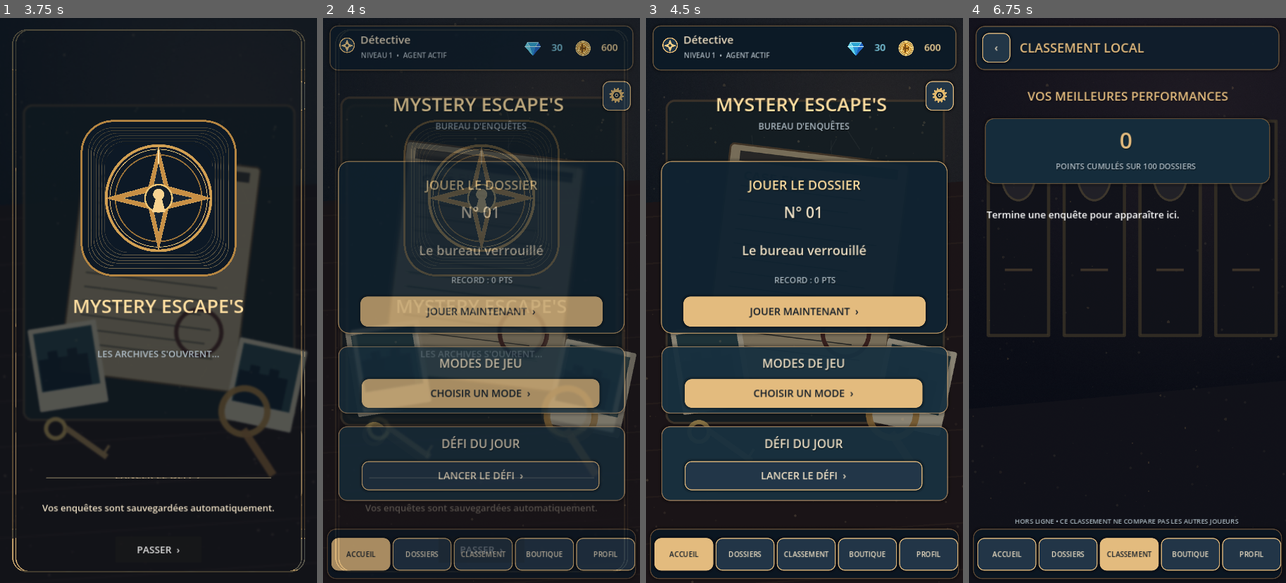
Above: before the commit, frames 1-4 (left to right).
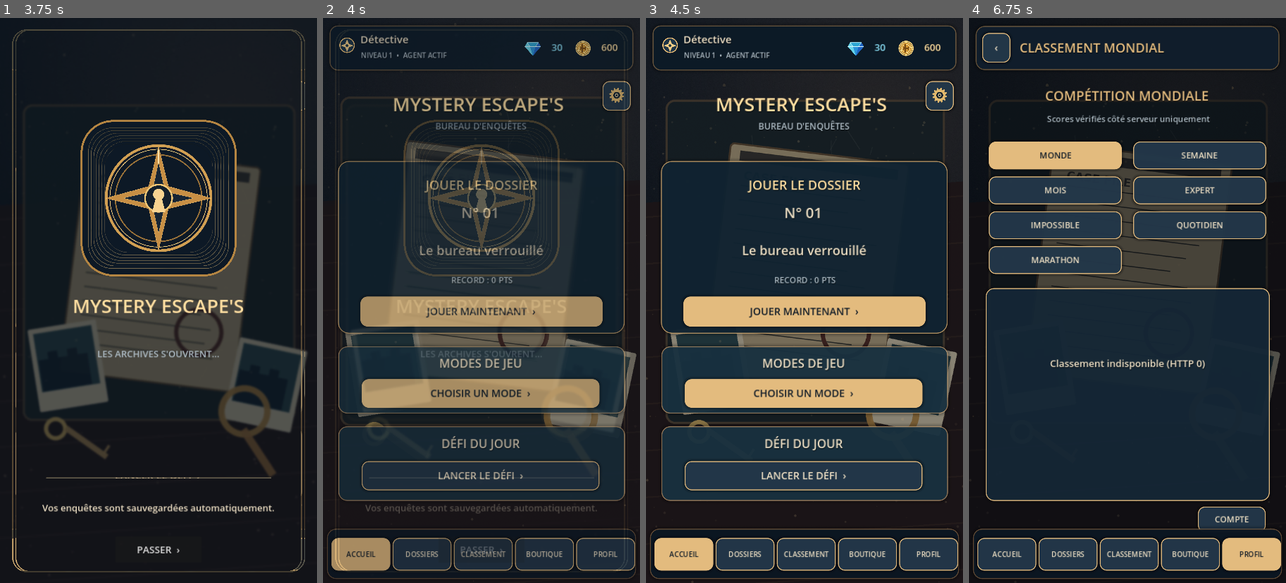
Above: after the commit, the same moments.

Repository: lixcroville-dotcom/Mystery-Escapes
Game: Godot game, scene res://scenes/main_menu.tscn
The game is run twice, just before and just after one commit, with the same random seed, the same clock (stepped at 60 frames per second) and the same inputs.
Inputs (mouse positions are in pixels of both pictures, inside the frame that each line leads up to):
- Up to frame 1 (3.75 s): click "JOUER MAINTENANT ›" at 0.5 s; click "JOUER MAINTENANT ›" at 1.25 s; click (294, 97) at 2.02 s; click "CHOISIR UN MODE ›" at 2.75 s; click "LANCER LE DÉFI ›" at 3.5 s
- Up to frame 2 (4 s): no input
- Up to frame 3 (4.5 s): click "ACCUEIL" at 4.25 s
- Up to frame 4 (6.75 s): click "DOSSIERS" at 5 s; click "‹" at 5.75 s; click "CLASSEMENT" at 6.5 s

Frame 1 is identical in both runs. In frame 2, 0.2% of the frame differs, in the area x 12-55%, y 3-36%; in frame 3, 0.2%; in frame 4, 59%, in the area x 4-99%, y 4-98%.

Commit message:
Mystery Escapes V8 AdMob and UI fixes

Diff:
--- a/config/online_services.json
+++ b/config/online_services.json
@@ -13,10 +13,10 @@
     "page_size": 20
   },
   "ads": {
-    "enabled": false,
+    "enabled": true,
     "test_mode": true,
-    "rewarded_enabled": false,
-    "interstitial_enabled": false,
+    "rewarded_enabled": true,
+    "interstitial_enabled": true,
     "min_seconds_between_interstitials": 300,
     "ios_app_id": "ca-app-pub-2527924468086613~8913216494",
     "android_app_id": "",
--- a/scripts/app.gd
+++ b/scripts/app.gd
@@ -610,14 +610,31 @@
 	var estimated_lines = maxf(1.0, ceil(float(t.length()) / glyphs_per_line))
 	if estimated_lines * float(sz) * 1.38 > h and t.length() > 18:
 		var fitting = maxi(12, int(floor(h / (1.55 * estimated_lines))))
-		node.add_theme_font_size_override("font_size",mini(int(round(sz * ui_scale)),fitting))
+		node.add_theme_font_size_override("font_size",mini(int(round(sz * ui_scale)),maxi(10,fitting)))
 	if t.length() > 105 and h <= 110:
 		node.add_theme_font_size_override("font_size", int(round(mini(sz, 18) * ui_scale)))
 	elif t.length() > 75 and h <= 105:
 		node.add_theme_font_size_override("font_size", int(round(mini(sz, 20) * ui_scale)))
 	node.mouse_filter = Control.MOUSE_FILTER_IGNORE
 	(parent if parent != null else page).add_child(node)
+	# Measure actual wrapped text once theme/font is available, not just character counts.
+	call_deferred("fit_text_inside_label", node, h)
 	return node
+
+func fit_text_inside_label(node: Label, available_height: float) -> void:
+	if not is_instance_valid(node):
+		return
+	var font = node.get_theme_font("font")
+	if font == null:
+		return
+	var font_size: int = node.get_theme_font_size("font_size")
+	var alignment = HORIZONTAL_ALIGNMENT_CENTER if node.horizontal_alignment == HORIZONTAL_ALIGNMENT_CENTER else HORIZONTAL_ALIGNMENT_LEFT
+	while font_size > 11:
+		var measured: Vector2 = font.get_multiline_string_size(node.text, alignment, maxf(12.0,node.size.x-10.0), font_size)
+		if measured.y <= available_height - 5.0:
+			break
+		font_size -= 1
+	node.add_theme_font_size_override("font_size", font_size)
 
 func btn(t: String, x: float,y: float,w: float,h: float, pressed: Callable, primary: bool=false, parent: Control=null, small: bool=false) -> Button:
 	var node = Button.new()
@@ -721,7 +738,7 @@
 func navigation(active: String) -> void:
 	box(9,1157,702,114,Color("#0b1622f8"),20,Color("#926f4b99"))
 	var names = [loc("ACCUEIL","HOME"),loc("DOSSIERS","CASES"),loc("CLASSEMENT","RANKS"),loc("BOUTIQUE","SHOP"),loc("PROFIL","PROFILE")]
-	var callbacks = [Callable(self,"show_home"),Callable(self,"show_levels"),Callable(self,"show_leaderboard"),Callable(self,"show_shop"),Callable(self,"show_profile")]
+	var callbacks = [Callable(self,"show_home"),Callable(self,"show_levels"),Callable(self,"show_online_leaderboard"),Callable(self,"show_shop"),Callable(self,"show_profile")]
 	for i in range(5):
 		var b = btn(names[i],19+i*139,1178,134,74,callbacks[i], active==["home","levels","leaderboard","shop","profile"][i],page,true)
 		b.add_theme_font_size_override("font_size",16)
@@ -901,7 +918,7 @@
 	page.add_child(brief_scroll)
 	var briefing = Label.new()
 	briefing.text = property_text(current_stage(),"question")
-	briefing.custom_minimum_size.x = 500
+	briefing.custom_minimum_size.x = 488
 	briefing.add_theme_font_size_override("font_size", 18)
 	briefing.add_theme_color_override("font_color", PAPER)
 	briefing.autowrap_mode = TextServer.AUTOWRAP_WORD_SMART
@@ -955,7 +972,21 @@
 		stamp_anim.tween_property(stamp,"scale",Vector2(1.2,1.2),.24).set_trans(Tween.TRANS_BACK).set_ease(Tween.EASE_OUT)
 		stamp_anim.tween_property(stamp,"scale",Vector2.ONE,.18)
 	label(title_text,74,501,568,69,32,theme_color,true,modal_layer)
-	label(body,80,573,559,128,19,PAPER,true,modal_layer)
+	var message_scroll := ScrollContainer.new()
+	message_scroll.position = Vector2(80, 573)
+	message_scroll.size = Vector2(559, 128)
+	message_scroll.horizontal_scroll_mode = ScrollContainer.SCROLL_MODE_DISABLED
+	message_scroll.vertical_scroll_mode = ScrollContainer.SCROLL_MODE_AUTO
+	message_scroll.mouse_filter = Control.MOUSE_FILTER_STOP
+	modal_layer.add_child(message_scroll)
+	var message_label := Label.new()
+	message_label.text = body
+	message_label.custom_minimum_size.x = 540
+	message_label.autowrap_mode = TextServer.AUTOWRAP_WORD_SMART
+	message_label.add_theme_font_size_override("font_size", 19)
+	message_label.add_theme_color_override("font_color", PAPER)
+	message_label.mouse_filter = Control.MOUSE_FILTER_PASS
+	message_scroll.add_child(message_label)
 	btn(action_text if action_text!="" else loc("CONTINUER","CONTINUE"),98,713,525,70,Callable(self,"close_popup").bind(confirm),true,modal_layer)
 	card.pivot_offset=card.size/2
 	card.scale=Vector2(.9,.9)
@@ -1014,6 +1045,8 @@
 		earned+=180
 		save["daily_claim"]=daily_day
 	save["coins"]=int(save.get("coins",0))+earned
+	save["last_case_earned"] = earned
+	save["ad_double_claimed"] = false
 	play_sound("coins")
 	save["xp"]=int(save.get("xp",0))+200
 	var solved=save.get("solved",[]) as Array
@@ -1041,11 +1074,14 @@
 		anim.tween_property(star,"position:y",star.position.y,2.2+float(particle_i%3)*.2).set_trans(Tween.TRANS_SINE)
 	label(loc("Temps : ","Time: ")+time_display(seconds)+loc("   •   Erreurs : ","   •   Errors: ")+str(mistakes),60,846,601,51,22,PAPER,true)
 	label("+"+str(earned)+loc(" PIÈCES"," COINS")+(loc("  •  NOUVEAU RECORD","  •  NEW RECORD") if score>previous else ""),56,907,606,45,19,GREEN,true)
-	if selected_level < main_level_count-1:
+	if daily_mode and not bool(save.get("ad_double_claimed", false)):
+		btn(loc("VIDÉO : DOUBLER LES PIÈCES", "VIDEO: DOUBLE COINS"),59,1004,606,76,func():request_reward_ad("double"),false)
+	elif selected_level < main_level_count-1:
 		btn(loc("DOSSIER SUIVANT  ›","NEXT CASE  ›"),59,1004,606,76,func(): start_case(selected_level+1),false)
 	else:
 		btn(loc("LES 100 DOSSIERS RÉSOLUS !","ALL 100 CASES COMPLETED!"),59,1004,606,76,show_levels,false)
 	btn(loc("RETOUR AU MENU","BACK TO HOME"),60,1090,602,74,show_home,true)
+	AdBridge.case_finished()
 	fade_in()
 
 func add_achievements(seconds: int) -> void:
@@ -1853,11 +1889,28 @@
 	label(loc("BONUS PUBLICITAIRES", "AD REWARDS"),54,983,611,42,25,theme_color,true)
 	btn(loc("VIDÉO +100 PIÈCES", "VIDEO +100 COINS"),56,1035,298,58,func():request_reward_ad("coins"),false,page,true)
 	btn(loc("VIDÉO +1 INDICE", "VIDEO +1 HINT"),365,1035,298,58,func():request_reward_ad("hint"),false,page,true)
-	label(loc("Mode test : nécessite le SDK AdMob iOS", "Test mode: AdMob iOS SDK required"),58,1100,604,44,17,QUIET,true)
+	label(loc("Annonces de test Google • Connexion requise", "Google test ads • Internet required"),58,1100,604,44,17,QUIET,true)
 	navigation("shop")
 	fade_in()
 
+func _on_ad_reward_confirmed(kind: String) -> void:
+	if kind == "coins":
+		save["coins"] = int(save.get("coins", 0)) + 100
+	elif kind == "hint":
+		save["hints_stock"] = int(save.get("hints_stock", 0)) + 1
+	elif kind == "double":
+		if screen != "result" or bool(save.get("ad_double_claimed", false)):
+			return
+		save["coins"] = int(save.get("coins", 0)) + int(save.get("last_case_earned", 0))
+		save["ad_double_claimed"] = true
+	else:
+		return
+	persist()
+	popup(loc("RÉCOMPENSE REÇUE", "REWARD RECEIVED"), loc("Ton bonus a été ajouté !", "Your reward was added!"))
+
 func request_reward_ad(kind: String) -> void:
+	if not AdBridge.rewarded_ad_completed.is_connected(_on_ad_reward_confirmed):
+		AdBridge.rewarded_ad_completed.connect(_on_ad_reward_confirmed)
 	if not AdBridge.ad_unavailable.is_connected(ad_is_unavailable):
 		AdBridge.ad_unavailable.connect(ad_is_unavailable)
 	AdBridge.show_rewarded(kind)
@@ -2221,6 +2274,7 @@
 
 
 # V8 online preview. Scores are NEVER uploaded directly from the client.
+var online_initial_fetch_started: bool = false
 var online_board_name: String = "global"
 var online_response_message: String = ""
 var online_entries: Array = []
@@ -2307,6 +2361,10 @@
 	show_online_account()
 
 func show_online_leaderboard() -> void:
+	if online_response_message == "" and online_entries.is_empty() and not online_initial_fetch_started:
+		online_initial_fetch_started = true
+		online_select_board(online_board_name)
+		return
 	screen = "online_leaderboard"
 	wipe()
 	backdrop("menu", 0.65)
--- a/scripts/online/ad_bridge.gd
+++ b/scripts/online/ad_bridge.gd
@@ -1,21 +1,47 @@
 extends Node
-## AdMob integration adapter: intentionally safe/inactive until native SDK exists.
+# Real AdMob events only; when the plugin is unavailable ads fail closed.
 signal rewarded_ad_completed(reward_type: String)
 signal ad_unavailable(message: String)
-var test_mode := true
-var ads_enabled := false
-var last_interstitial_at := -100000.0
+var settings: Dictionary = {}
+var native_adapter: Node
+var completed_cases: int = 0
+var last_interstitial_ms: int = -10000000
 
 func _ready() -> void:
-    var obj = JSON.parse_string(FileAccess.get_file_as_string("res://config/online_services.json"))
-    if typeof(obj) == TYPE_DICTIONARY:
-        var ads: Dictionary = obj.get("ads", {})
-        test_mode = bool(ads.get("test_mode", true))
-        ads_enabled = bool(ads.get("enabled", false))
+	var raw = JSON.parse_string(FileAccess.get_file_as_string("res://config/online_services.json"))
+	if typeof(raw) == TYPE_DICTIONARY:
+		settings = raw.get("ads", {})
+	# Native adapter is loaded only on iOS/Android when the third-party SDK is actually present.
+	if OS.get_name() not in ["iOS", "Android"]:
+		return
+	if not bool(settings.get("enabled", false)):
+		return
+	if not get_tree().root.has_node("MobileAds"):
+		return
+	var resource: Script = load("res://scripts/online/admob_native_adapter.gd")
+	if resource == null:
+		return
+	native_adapter = Node.new()
+	native_adapter.set_script(resource)
+	add_child(native_adapter)
+	native_adapter.reward_confirmed.connect(func(kind: String): rewarded_ad_completed.emit(kind))
+	native_adapter.ad_failed.connect(func(message: String): ad_unavailable.emit(message))
 
-func show_rewarded(_reward_type: String) -> void:
-    # Never grant a reward unless an actual SDK completion callback validates it.
-    ad_unavailable.emit("Publicité non disponible : module natif AdMob non installé")
+func show_rewarded(kind: String) -> void:
+	if kind not in ["coins", "hint", "double"]:
+		return
+	if native_adapter == null:
+		ad_unavailable.emit("SDK AdMob iOS indisponible : annonce non lancée")
+		return
+	native_adapter.show_rewarded(kind)
 
-func show_interstitial() -> void:
-    ad_unavailable.emit("Annonce non disponible dans cette version de test")
+func case_finished() -> void:
+	completed_cases += 1
+	if completed_cases % maxi(1, int(settings.get("interstitial_after_cases", 3))) != 0:
+		return
+	if native_adapter == null:
+		return
+	if Time.get_ticks_msec() - last_interstitial_ms < 1000 * int(settings.get("min_seconds_between_interstitials", 300)):
+		return
+	last_interstitial_ms = Time.get_ticks_msec()
+	native_adapter.show_interstitial()
--- /dev/null
+++ b/scripts/online/admob_native_adapter.gd
@@ -0,0 +1,81 @@
+extends Node
+# Poing Studios AdMob 5.x adapter. Only loaded when native plugin is installed.
+# The iOS test IDs are official Google test units, not the publisher's live units.
+signal reward_confirmed(kind: String)
+signal ad_failed(message: String)
+const IOS_TEST_REWARDED = "ca-app-pub-3940256099942544/1712485313"
+const IOS_TEST_INTERSTITIAL = "ca-app-pub-3940256099942544/4411468910"
+const ANDROID_TEST_REWARDED = "ca-app-pub-3940256099942544/5224354917"
+const ANDROID_TEST_INTERSTITIAL = "ca-app-pub-3940256099942544/1033173712"
+var ads: Dictionary = {}
+var active_ad: RewardedAd
+var interstitial_ad: InterstitialAd
+var pending_kind: String = ""
+var busy: bool = false
+
+func _ready() -> void:
+	var cfg = JSON.parse_string(FileAccess.get_file_as_string("res://config/online_services.json"))
+	if typeof(cfg) == TYPE_DICTIONARY:
+		ads = cfg.get("ads", {})
+	MobileAds.initialize()
+
+func _reward_unit(kind: String) -> String:
+	if bool(ads.get("test_mode", true)):
+		return IOS_TEST_REWARDED if OS.get_name() == "iOS" else ANDROID_TEST_REWARDED
+	var key = "ios_rewarded_coins_unit_id" if kind != "hint" else "ios_rewarded_hint_unit_id"
+	return str(ads.get(key, ""))
+
+func show_rewarded(kind: String) -> void:
+	if busy or kind not in ["coins", "hint", "double"]:
+		return
+	busy = true
+	pending_kind = kind
+	var cb := RewardedAdLoadCallback.new()
+	cb.on_ad_failed_to_load = func(_err: LoadAdError) -> void:
+		busy = false
+		pending_kind = ""
+		ad_failed.emit("Impossible de charger la vidéo publicitaire")
+	cb.on_ad_loaded = func(ad: RewardedAd) -> void:
+		active_ad = ad
+		var fullscreen := FullScreenContentCallback.new()
+		fullscreen.on_ad_failed_to_show_full_screen_content = func(_err: AdError) -> void:
+			_cleanup()
+			ad_failed.emit("Impossible d'afficher la vidéo")
+		fullscreen.on_ad_dismissed_full_screen_content = func() -> void:
+			_cleanup()
+		active_ad.full_screen_content_callback = fullscreen
+		var earned := OnUserEarnedRewardListener.new()
+		earned.on_user_earned_reward = func(_reward: RewardedItem) -> void:
+			if pending_kind != "":
+				reward_confirmed.emit(pending_kind)
+				pending_kind = ""  # prevent a double grant from duplicate callbacks
+		active_ad.show(earned)
+	RewardedAdLoader.new().load(_reward_unit(kind), AdRequest.new(), cb)
+
+func _cleanup() -> void:
+	if active_ad != null:
+		active_ad.destroy()
+		active_ad = null
+	busy = false
+	pending_kind = ""
+
+func show_interstitial() -> void:
+	if busy:
+		return
+	var cb := InterstitialAdLoadCallback.new()
+	cb.on_ad_failed_to_load = func(_err: LoadAdError) -> void: pass
+	cb.on_ad_loaded = func(ad: InterstitialAd) -> void:
+		interstitial_ad = ad
+		var fullscreen := FullScreenContentCallback.new()
+		fullscreen.on_ad_dismissed_full_screen_content = func() -> void:
+			if interstitial_ad != null:
+				interstitial_ad.destroy()
+				interstitial_ad = null
+		fullscreen.on_ad_failed_to_show_full_screen_content = func(_err: AdError) -> void:
+			if interstitial_ad != null:
+				interstitial_ad.destroy()
+				interstitial_ad = null
+		interstitial_ad.full_screen_content_callback = fullscreen
+		interstitial_ad.show()
+	var unit = (IOS_TEST_INTERSTITIAL if OS.get_name() == "iOS" else ANDROID_TEST_INTERSTITIAL) if bool(ads.get("test_mode", true)) else str(ads.get("ios_interstitial_unit_id", ""))
+	InterstitialAdLoader.new().load(unit, AdRequest.new(), cb)
Binary file added: APER#U00c7U_ACCUEIL_V6.png
Binary file added: APER#U00c7U_MENU.png
Binary file added: APER#U00c7U_PUZZLES_V2.png
Not shown, changed: .github/workflows/ios-ipa.yml
Not shown, added: V8_ONLINE_ADMOB_ET_AFFICHAGE.md
Not shown, added: tools/install_admob_ci.py
Not shown, changed: tools/verify_online_setup.py
